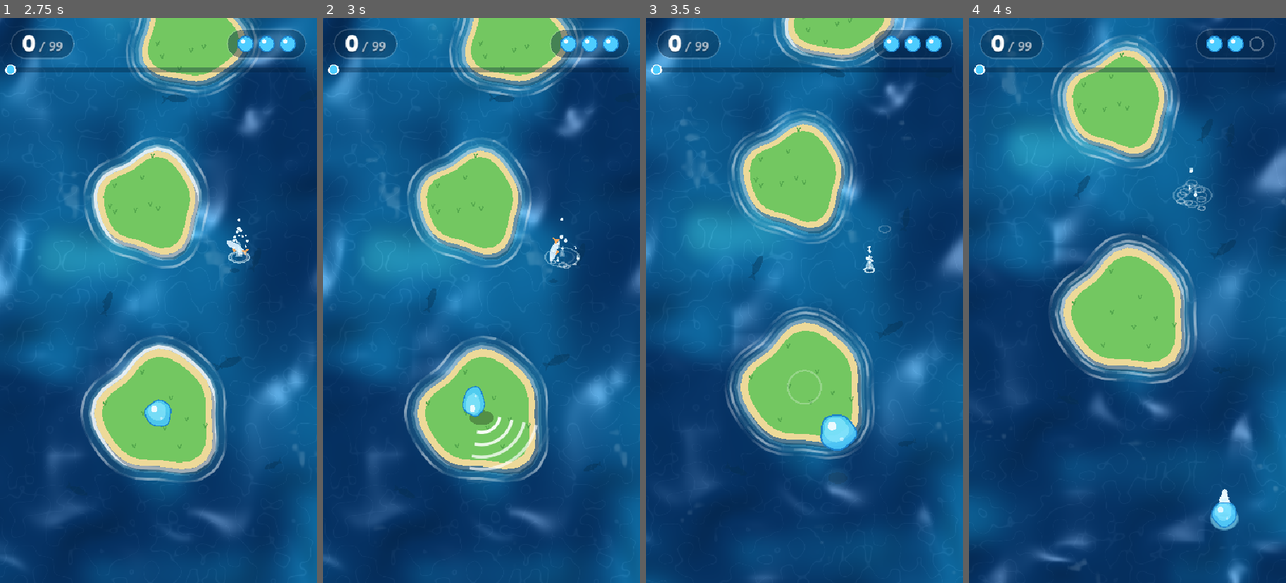
Above: before the commit, frames 1-4 (left to right).
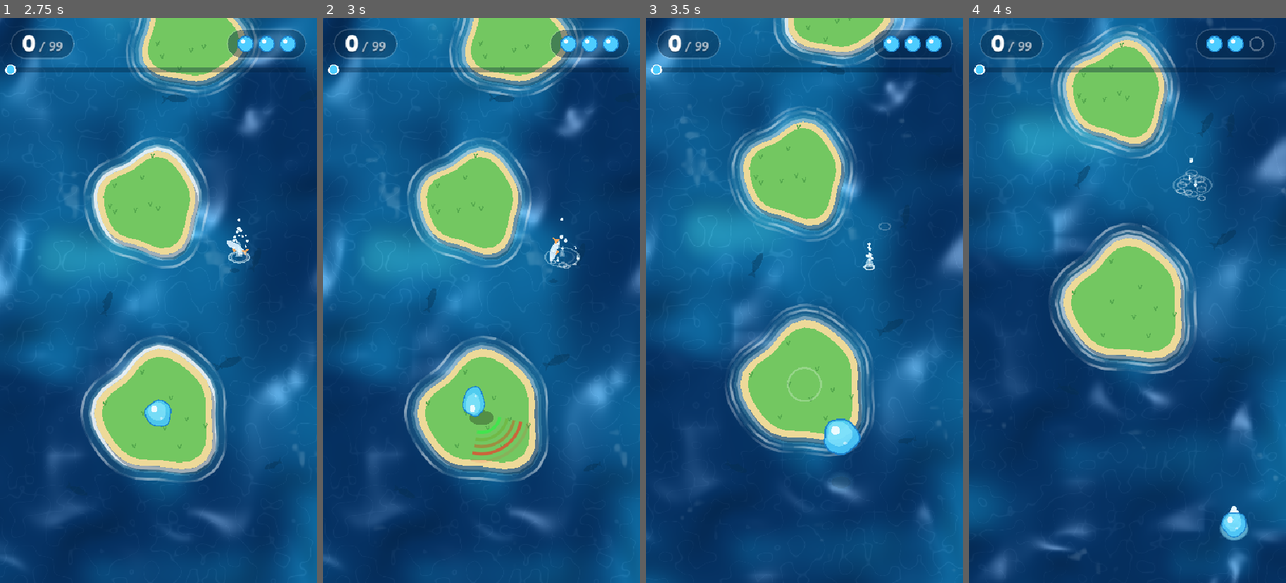
Above: after the commit, the same moments.

Repository: msagimbekov/ggjumps
Game: Godot game, scene res://scenes/main.tscn
The game is run twice, just before and just after one commit, with the same random seed, the same clock (stepped at 60 frames per second) and the same inputs.
Inputs (mouse positions are in pixels of both pictures, inside the frame that each line leads up to):
- Up to frame 1 (2.75 s): move the mouse to (228, 272) at 0.52 s; click (228, 272) at 0.67 s; drag from (95, 328) to (142, 413) at 1.27 s; move the mouse to (190, 176) at 2.02 s; click (190, 176) at 2.17 s
- Up to frame 2 (3 s): drag from (465, 413) to (386, 215) at 2.77 s
- Up to frame 3 (3.5 s): no input
- Up to frame 4 (4 s): move the mouse to (1222, 385) at 3.52 s; click (1222, 385) at 3.67 s

Frame 1 is identical in both runs. In frame 2, 0.7% of the frame differs, in the area x 46-68%, y 70-81%; in frame 3, 6.3%; in frame 4, 13%, in the area x 0-100%, y 0-100%.

Commit message:
Tune splash height, drag arcs, jump range, belt speed; respawn at last spot
Co-Authored-By: Claude Sonnet 5.5 <noreply@anthropic.com>

Diff:
--- a/scripts/fx.gd
+++ b/scripts/fx.gd
@@ -6,7 +6,7 @@
 const ARC_COUNT := 5
 const ARC_WIDTH := 4.0
 ## All the drag arcs together are at most two bubble diameters wide.
-const ARC_BAND := Bubble.R * 4.0
+const ARC_BAND := Bubble.R * 2.4
 
 ## Quarter circles around the bubble towards the jump direction; more drag, more arcs.
 var arcs_on := false
@@ -28,18 +28,20 @@
 
 
 ## A water splash: rings, a rising jet and a crown of droplets that fly out and fall back.
-func splash(p: Vector2, k := 1.0) -> void:
+func splash(p: Vector2, k := 1.0, rise := -1.0) -> void:
+	if rise < 0.0:
+		rise = k
 	ring(p, 80.0 * k, Color(0.85, 0.97, 1.0, 0.9), 0.9, 0.55)
 	ring(p, 46.0 * k, Color(1, 1, 1, 0.7), 0.6, 0.55)
-	_jets.append({"p": p, "t": 0.0, "dur": 0.6, "k": k})
+	_jets.append({"p": p, "t": 0.0, "dur": 0.6, "k": rise})
 	var crown := int(18.0 * k) + 4
 	for i in crown:
 		var a := TAU * i / crown + randf_range(-0.15, 0.15)
 		var sp := randf_range(60.0, 125.0) * k
-		_drops.append({"p": p, "z": 2.0, "vz": randf_range(230.0, 340.0) * sqrt(k), "v": Vector2.from_angle(a) * sp, "r": randf_range(2.2, 3.6) * sqrt(k)})
+		_drops.append({"p": p, "z": 2.0, "vz": randf_range(230.0, 340.0) * sqrt(rise), "v": Vector2.from_angle(a) * sp, "r": randf_range(2.2, 3.6) * sqrt(k)})
 	for i in int(6.0 * k) + 2:
 		var v := Vector2.from_angle(randf() * TAU) * randf_range(8.0, 35.0) * k
-		_drops.append({"p": p, "z": 6.0, "vz": randf_range(380.0, 520.0) * sqrt(k), "v": v, "r": randf_range(3.0, 4.6) * sqrt(k)})
+		_drops.append({"p": p, "z": 6.0, "vz": randf_range(380.0, 520.0) * sqrt(rise), "v": v, "r": randf_range(3.0, 4.6) * sqrt(k)})
 
 
 func _process(delta: float) -> void:
@@ -98,7 +100,8 @@
 		if a <= 0.0:
 			break
 		var r := Bubble.R + 10.0 + k * step
-		var col := Color(1, 1, 1, a * (0.95 - 0.1 * k))
+		var tone := Color(0.25, 0.9, 0.3).lerp(Color(1.0, 0.2, 0.2), float(k) / (ARC_COUNT - 1))
+		var col := Color(tone.r, tone.g, tone.b, a * 0.95)
 		draw_arc(arcs_from, r, arcs_angle - PI / 4.0, arcs_angle + PI / 4.0, 16, col, ARC_WIDTH, true)
 
 
--- a/scripts/land.gd
+++ b/scripts/land.gd
@@ -6,7 +6,7 @@
 enum Kind { GRASS, ICE, TREADMILL, MOVING }
 
 const OUTLINE_POINTS := 32
-const BELT_SPEED := 55.0
+const BELT_SPEED := 35.0
 const SWAY_SPEED := 0.9  # rad/s
 const SWAY_AMP := 64.0
 
--- a/scripts/main.gd
+++ b/scripts/main.gd
@@ -5,7 +5,7 @@
 
 const TOTAL_JUMPS := 99
 const START_LIVES := 3
-const MAX_RANGE := 380.0  # jump distance at full drag
+const MAX_RANGE := 418.0  # jump distance at full drag
 const MAX_DRAG := 160.0
 const MIN_DRAG := 24.0  # shorter drags cancel the jump
 const GRAB_RADIUS := 90.0
@@ -32,6 +32,7 @@
 var _fx: Fx
 var _bubble: Bubble
 var _hud: Hud
+var _spawn_off := Vector2.ZERO  # where on its island the bubble last stood, to respawn there
 var _critters: Critters
 var _movers: Array[Land] = []
 var _aim_taps := 0
@@ -308,6 +309,7 @@
 	_drag = Vector2.ZERO
 	_bubble.reset()
 	_bubble.position = lands[0].position
+	_spawn_off = Vector2.ZERO
 	_bubble.land_squash()
 	state = State.AIM
 	_activate()
@@ -376,6 +378,7 @@
 	_fly_power = clampf(v.length() / MAX_DRAG, 0.0, 1.0)
 	_fly_dir = v.normalized()
 	_fly_from = _bubble.position
+	_spawn_off = _bubble.position - lands[cur].position
 	_fly_to = _fly_from + _fly_dir * _fly_power * MAX_RANGE
 	_fly_dur = 0.28 + 0.4 * _fly_power
 	_fly_t = 0.0
@@ -480,6 +483,7 @@
 
 func _settle(l: Land) -> void:
 	cur = l.index
+	_spawn_off = _bubble.position - l.position
 	_activate()
 	_bubble.land_squash()
 	_fx.ring(_bubble.position, 44.0, Color(1, 1, 1, 0.7), 0.5)
@@ -491,7 +495,7 @@
 func _start_fall() -> void:
 	lives -= 1
 	_fall_t = 0.0
-	_fx.splash(_bubble.position)
+	_fx.splash(_bubble.position, 1.0, 0.45)
 	state = State.FALL
 
 
@@ -500,6 +504,6 @@
 		state = State.OVER
 		return
 	_bubble.reset()
-	_bubble.position = lands[cur].position
+	_bubble.position = lands[cur].position + _spawn_off
 	_bubble.land_squash()
 	state = State.AIM
